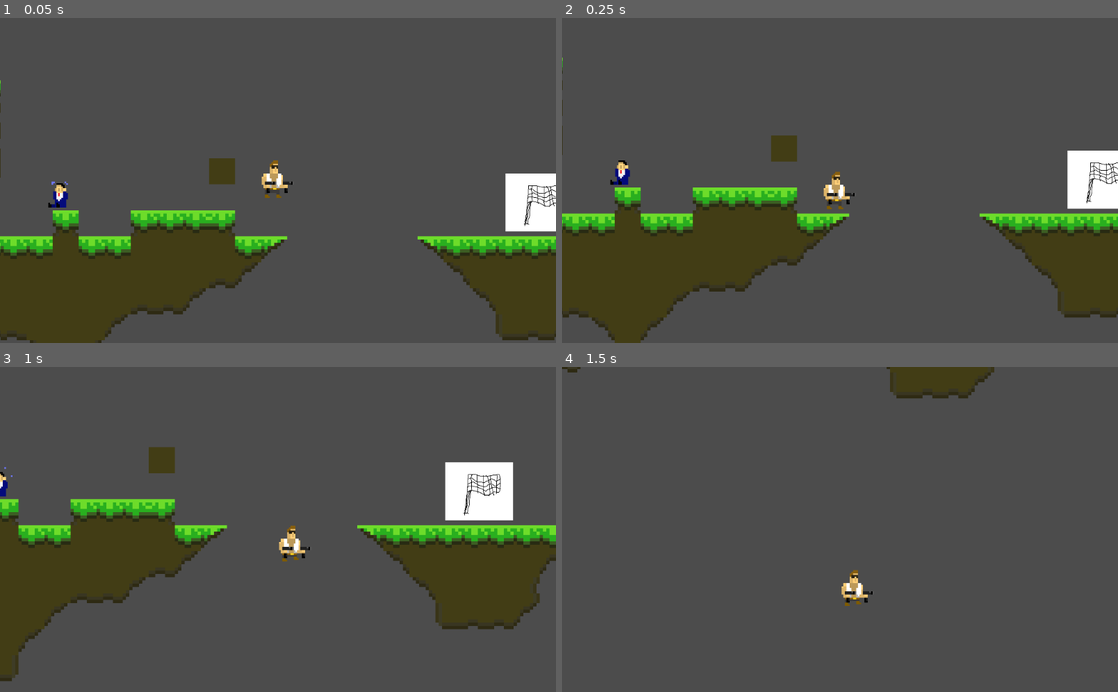
Above: before the commit, frames 1-4 (two rows, left to right).
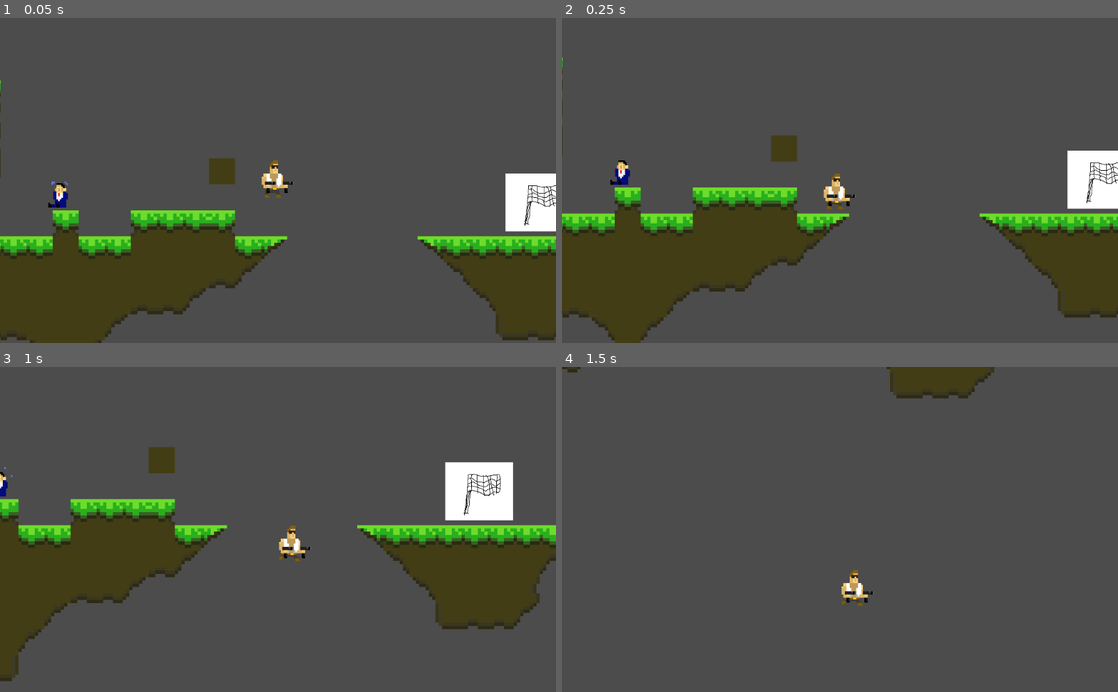
Above: after the commit, the same moments.

Repository: Slimonade1/Eksamensprojekt
Game: Godot game, scene res://Scenes/masterScene.tscn
Two runs of this game, one before a commit and one after it. Both use one fixed random seed, a clock stepped at 60 frames per second and the inputs below. The engine's default icon, where the game draws it, is replaced by a stand-in: a white triangle on a blue panel in a dark square.
Inputs:
- Up to frame 1 (0.05 s): no input
- Up to frame 2 (0.25 s): no input
- Up to frame 3 (1 s): tap Enter at 0.5 s; hold D (ui_right) from 0.53 s (still down); tap W (ui_up) at 0.77 s
- Up to frame 4 (1.5 s): keep holding D (ui_right)

Frame 1 is identical in both runs. In frame 2, 0.2% of the frame differs, in the area x 47-53%, y 47-58%; in frame 3, less than 0.1%; in frame 4, less than 0.1%.

Commit message:
#14 simpel database layout

Diff:
--- a/Database/Database.tscn
+++ b/Database/Database.tscn
@@ -6,36 +6,36 @@
 script = ExtResource( 1 )
 
 [node name="GetTimes" type="Button" parent="."]
-margin_left = 236.0
-margin_top = 269.0
-margin_right = 396.0
-margin_bottom = 345.0
+margin_left = 147.0
+margin_top = 178.0
+margin_right = 307.0
+margin_bottom = 254.0
 text = "Get Times"
 
 [node name="AddTime" type="Button" parent="."]
-margin_left = 235.0
-margin_top = 402.0
-margin_right = 392.0
-margin_bottom = 469.0
+margin_left = 151.0
+margin_top = 291.0
+margin_right = 308.0
+margin_bottom = 358.0
 text = "Add Time"
 
 [node name="PlayerName" type="LineEdit" parent="."]
-margin_left = 626.0
-margin_top = 275.0
-margin_right = 775.0
-margin_bottom = 345.0
+margin_left = 357.0
+margin_top = 183.0
+margin_right = 506.0
+margin_bottom = 253.0
 
 [node name="Time" type="LineEdit" parent="."]
-margin_left = 628.0
-margin_top = 395.0
-margin_right = 777.0
-margin_bottom = 465.0
+margin_left = 357.0
+margin_top = 291.0
+margin_right = 506.0
+margin_bottom = 361.0
 
 [node name="TextEdit" type="TextEdit" parent="."]
-margin_left = 158.0
-margin_top = 26.0
-margin_right = 872.0
-margin_bottom = 187.0
+margin_left = 690.0
+margin_top = 41.0
+margin_right = 973.0
+margin_bottom = 585.0
 
 [connection signal="pressed" from="GetTimes" to="." method="_get_times"]
 [connection signal="pressed" from="AddTime" to="." method="_submit_time"]
--- a/Scenes/Player.tscn
+++ b/Scenes/Player.tscn
@@ -75,9 +75,6 @@
 [ext_resource path="res://Sprites/Shooting/Bang!/Bang!_0003.png" type="Texture" id=73]
 [ext_resource path="res://Sprites/Shooting/Bang!/Bang!_0001.png" type="Texture" id=74]
 [ext_resource path="res://Sprites/Shooting/Bang!/Bang!_0002.png" type="Texture" id=75]
-[ext_resource path="res://Sprites/Player/JumpingDamage-1/1Dmg jump_0001.png" type="Texture" id=76]
-[ext_resource path="res://Sprites/Player/Jumping/Jump.png" type="Texture" id=77]
-[ext_resource path="res://Sprites/Player/JumpingDamage-2/2Dmg run_0001.png" type="Texture" id=78]
 
 [sub_resource type="SpriteFrames" id=2]
 animations = [ {
@@ -109,21 +106,6 @@
 "frames": [ ExtResource( 40 ), ExtResource( 39 ) ],
 "loop": true,
 "name": "idleDMG2",
-"speed": 5.0
-}, {
-"frames": [ ExtResource( 77 ) ],
-"loop": true,
-"name": "jumping",
-"speed": 5.0
-}, {
-"frames": [ ExtResource( 76 ) ],
-"loop": true,
-"name": "jumpingDMG1",
-"speed": 5.0
-}, {
-"frames": [ ExtResource( 78 ) ],
-"loop": true,
-"name": "jumpingDMG2",
 "speed": 5.0
 }, {
 "frames": [ ExtResource( 4 ), ExtResource( 7 ), ExtResource( 10 ), ExtResource( 15 ), ExtResource( 8 ), ExtResource( 5 ), ExtResource( 13 ), ExtResource( 9 ), ExtResource( 14 ), ExtResource( 11 ), ExtResource( 6 ), ExtResource( 12 ) ],
--- a/Scenes/SceneChanger.tscn
+++ /dev/null
@@ -1,6 +0,0 @@
-[gd_scene load_steps=2 format=2]
-
-[ext_resource path="res://Scripts/SceneChanger.gd" type="Script" id=1]
-
-[node name="SceneChanger" type="Node2D"]
-script = ExtResource( 1 )
--- a/Scenes/gameScene.tscn
+++ b/Scenes/gameScene.tscn
@@ -20,6 +20,7 @@
 [ext_resource path="res://Sprites/JumpEffect/Jump_effect_0004.png" type="Texture" id=18]
 [ext_resource path="res://Scripts/Jump effect.gd" type="Script" id=19]
 [ext_resource path="res://Scenes/WinArea.tscn" type="PackedScene" id=20]
+[ext_resource path="res://Scripts/gameScene.gd" type="Script" id=21]
 
 [sub_resource type="ConvexPolygonShape2D" id=1]
 points = PoolVector2Array( 0, 0, 64, 0, 64, 64, 0, 64 )
@@ -584,7 +585,7 @@
 } ]
 
 [node name="gameScene" type="Node2D"]
-script = ExtResource( 5 )
+script = ExtResource( 21 )
 
 [node name="CanvasLayer" type="CanvasLayer" parent="."]
 
--- a/Scenes/masterScene.tscn
+++ b/Scenes/masterScene.tscn
@@ -1,8 +1,11 @@
-[gd_scene load_steps=2 format=2]
+[gd_scene load_steps=3 format=2]
 
 [ext_resource path="res://Scenes/gameScene.tscn" type="PackedScene" id=1]
+[ext_resource path="res://Database/Database.tscn" type="PackedScene" id=3]
 
 [node name="masterScene" type="Node2D"]
 
 [node name="gameScene" parent="." instance=ExtResource( 1 )]
 position = Vector2( 27, -1 )
+
+[node name="Database" parent="." instance=ExtResource( 3 )]
--- a/Scripts/Database.gd
+++ b/Scripts/Database.gd
@@ -8,12 +8,15 @@
 var nonce = null
 var request_queue : Array = []
 var is_requesting : bool = false
+var gameTime
 
 # Called when the node enters the scene tree for the first time.
 func _ready():
 	randomize()
+	gameTime = Singletons.gameTime
+	$Time.text = String(floor(Singletons.gameTime))
 	add_child(http_request)
-	http_request.connect("request_completed",self,"_http_request_completed")
+	http_request.connect("request_completed", self, "_http_request_completed")
 
 
 func _process(delta):
@@ -97,7 +100,7 @@
 			var secs = fmod(time,60)
 			var mins = fmod(time,60*60) / 60
 			var timeText = "%02d : %02d" % [mins,secs]
-			$TextEdit.set_text($TextEdit.get_text() + String(response['response'][String(n)]['player_name']) + "\t\t" + String(timeText) + "\n")
+			$TextEdit.set_text($TextEdit.get_text() + String(n + 1) + ": " + String(response['response'][String(n)]['player_name']) + "\t\t" + String(timeText) + "\n")
 	else:
 		$TextEdit.set_text("No data")
 
--- a/Scripts/WinArea.gd
+++ b/Scripts/WinArea.gd
@@ -2,4 +2,4 @@
 
 func _on_WinArea_body_entered(body):
 	if body.is_in_group("Players"):
-		print("WIN!")
+		get_tree().change_scene("res://Database/Database.tscn")
--- /dev/null
+++ b/Scripts/gameScene.gd
@@ -0,0 +1,4 @@
+extends Node2D
+
+func _process(delta):
+	Singletons.gameTime += delta
--- /dev/null
+++ b/Scripts/masterScene.gd
@@ -0,0 +1 @@
+extends Node2D
--- a/Singletons.gd
+++ b/Singletons.gd
@@ -1 +1,3 @@
 extends Node
+
+var gameTime : float
Not shown: 1 places in Scenes/Player.tscn that only renumber resources
Not shown: 1 places in Scenes/gameScene.tscn that only renumber resources
